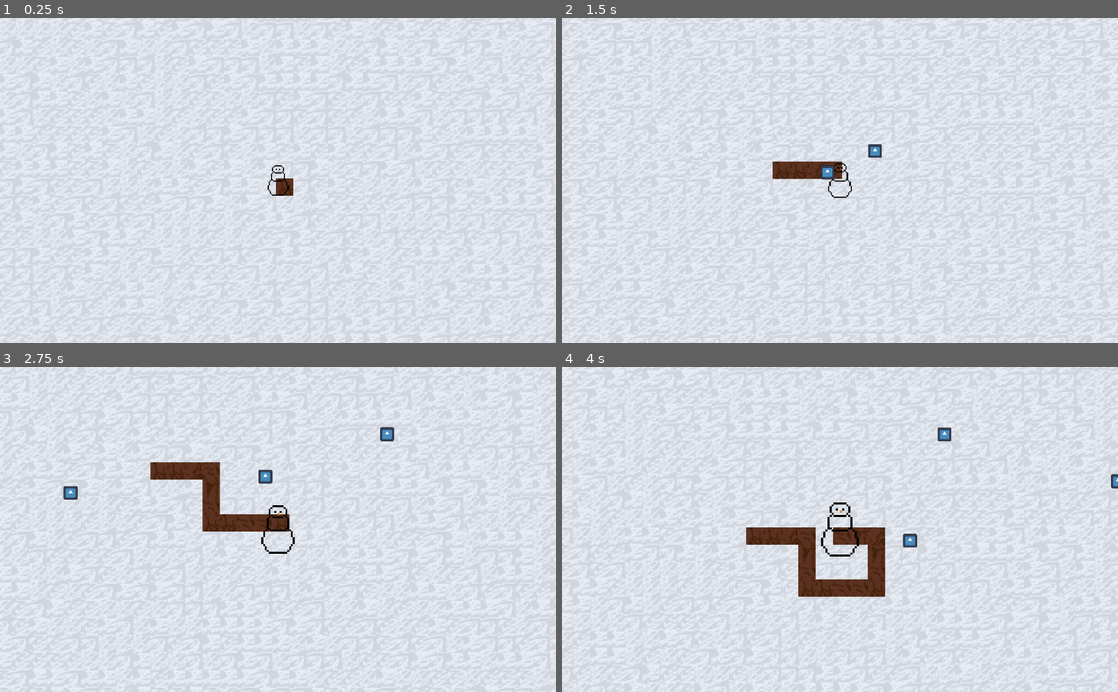
Above: before the commit, frames 1-4 (two rows, left to right).
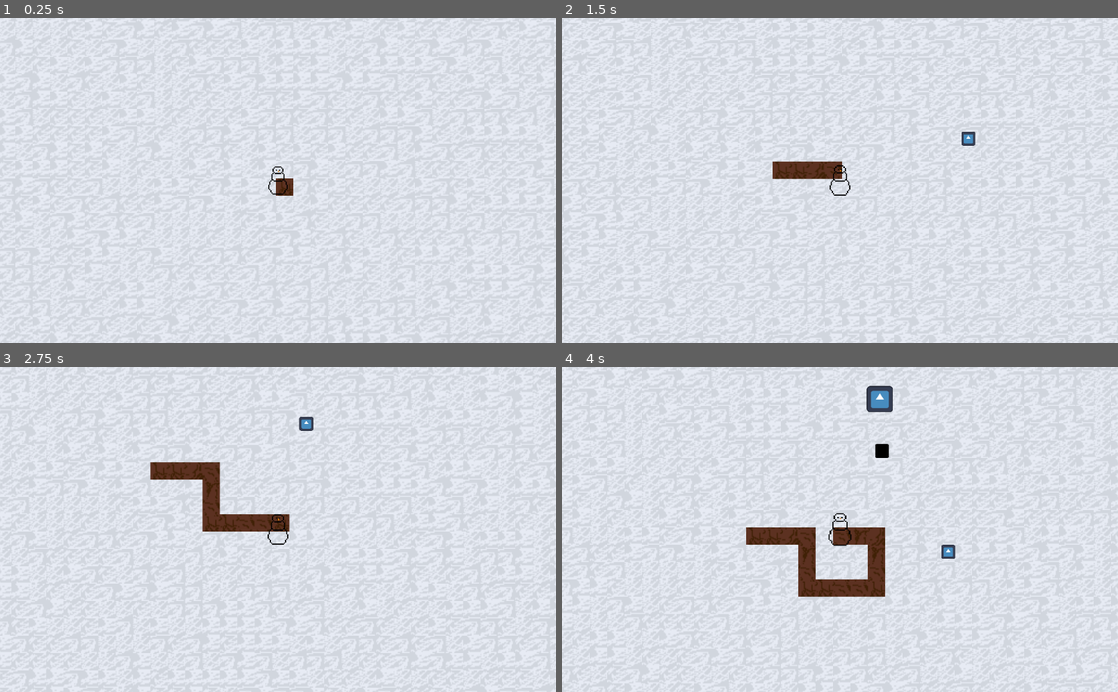
Above: after the commit, the same moments.

Repository: kerstenbr/snowman-survival
Game: Godot game, scene res://scenes/level/level.tscn
Two runs of this game, one before a commit and one after it. Both use one fixed random seed, a clock stepped at 60 frames per second and the inputs below. The engine's default icon, where the game draws it, is replaced by a stand-in: a white triangle on a blue panel in a dark square.
Inputs (mouse positions are in pixels of both pictures, inside the frame that each line leads up to):
- Up to frame 1 (0.25 s): no input
- Up to frame 2 (1.5 s): tap Enter at 0.5 s; move the mouse to (962, 164) at 0.52 s; hold D (right) 0.53-1.28 s; click (962, 164) at 0.6 s; move the mouse to (728, 196) at 1.27 s; hold S (down) from 1.28 s (still down); click (728, 196) at 1.35 s
- Up to frame 3 (2.75 s): move the mouse to (333, 458) at 2.02 s; release S (down) at 2.03 s; hold D (right) from 2.03 s (still down); click (333, 458) at 2.1 s
- Up to frame 4 (4 s): move the mouse to (812, 594) at 2.77 s; release D (right) at 2.78 s; hold W (up) 2.78-3.53 s; click (812, 594) at 2.85 s; move the mouse to (1006, 578) at 3.52 s; hold A (left) from 3.53 s (still down); click (1006, 578) at 3.6 s

The runs differ from the first frame. In frame 1, 0.1% of the frame differs, in the area x 48-52%, y 45-55%; in frame 2, 0.5%; in frame 3, 0.7%; in frame 4, 1.2%, in the area x 46-100%, y 5-59%.

Commit message:
valores de defrost e increse viram const e adicionado delay para o player poder atirar

Diff:
--- a/scenes/bullet/bullet.gd
+++ b/scenes/bullet/bullet.gd
@@ -1,6 +1,6 @@
 extends Area2D
 
-var speed: int = 100
+var speed: int = 200
 var bullet_direction: Vector2
 
 # Called when the node enters the scene tree for the first time.
--- a/scenes/enemy/enemy.tscn
+++ b/scenes/enemy/enemy.tscn
@@ -10,7 +10,7 @@
 size = Vector2(24, 24)
 
 [sub_resource type="CircleShape2D" id="CircleShape2D_ab0ho"]
-radius = 129.19
+radius = 271.472
 
 [sub_resource type="RectangleShape2D" id="RectangleShape2D_pvqd7"]
 
--- a/scenes/enemy_bullet/enemy_bullet.tscn
+++ b/scenes/enemy_bullet/enemy_bullet.tscn
@@ -18,7 +18,7 @@
 shape = SubResource("RectangleShape2D_dhjts")
 
 [node name="Timer" type="Timer" parent="."]
-wait_time = 5.0
+wait_time = 10.0
 autostart = true
 
 [connection signal="body_entered" from="." to="." method="_on_body_entered"]
--- a/scenes/level/level.gd
+++ b/scenes/level/level.gd
@@ -2,6 +2,8 @@
 
 @onready var player: CharacterBody2D = $Player
 @onready var snow: TileMapLayer = $Floor/Snow
+
+const INCREASE_RATE: Vector2 = Vector2(1, 1)
 
 # Called when the node enters the scene tree for the first time.
 func _ready() -> void:
@@ -19,7 +21,7 @@
 		increase_player(delta)
 
 func increase_player(delta) -> void:
-	player.scale = player.scale + Vector2(5, 5) * delta
+	player.scale = player.scale + Vector2(1, 1) * delta
 
 func game_over() -> void:
 	print("GAME OVER.")
--- a/scenes/player/player.gd
+++ b/scenes/player/player.gd
@@ -3,9 +3,14 @@
 const MAX_SPEED: int = 80
 const ACCELERATION: int = 50
 const FRICTION: int = 8
+const DEFROST_RATE: Vector2 = Vector2(0.1, 0.1)
 
+@onready var shoot_delay: Timer = $ShootDelay
 @onready var snow: TileMapLayer = $"../Floor/Snow"
+
 const BULLET = preload("res://scenes/bullet/bullet.tscn")
+
+var can_shoot: bool = true
 
 func _ready() -> void:
 	SignalManager.on_player_hit.connect(damage_taken)
@@ -23,26 +28,31 @@
 	move_and_slide()
 
 func defrosting() -> void:
-	scale.x = scale.x - 0.1
-	scale.y = scale.y - 0.1
+	scale = scale - DEFROST_RATE
 
 	if scale < Vector2(0.1, 0.1):
 		die()
 
 func shoot() -> void:
-	var new_bullet = BULLET.instantiate()
+	if can_shoot == true:
+		var new_bullet = BULLET.instantiate()
 
-	new_bullet.global_position=global_position
-	get_tree().root.add_child(new_bullet)
+		new_bullet.global_position=global_position
+		get_tree().root.add_child(new_bullet)
+		shoot_delay.start()
+		can_shoot = false
 
 func die() -> void:
 	SignalManager.on_player_died.emit()
 
 func damage_taken() -> void:
-	scale = scale - Vector2(0.5, 0.5)
+	scale = scale - Vector2(0.1, 0.1)
 
 	if scale < Vector2(0.1, 0.1):
 		die()
 
-func _on_timer_timeout() -> void:
+func _on_defrost_timer_timeout() -> void:
 	defrosting()
+
+func _on_shoot_delay_timeout() -> void:
+	can_shoot = true
--- a/scenes/player/player.tscn
+++ b/scenes/player/player.tscn
@@ -21,7 +21,11 @@
 [node name="Camera2D" type="Camera2D" parent="."]
 zoom = Vector2(2, 2)
 
-[node name="Timer" type="Timer" parent="."]
+[node name="DefrostTimer" type="Timer" parent="."]
+wait_time = 2.0
 autostart = true
 
-[connection signal="timeout" from="Timer" to="." method="_on_timer_timeout"]
+[node name="ShootDelay" type="Timer" parent="."]
+
+[connection signal="timeout" from="DefrostTimer" to="." method="_on_defrost_timer_timeout"]
+[connection signal="timeout" from="ShootDelay" to="." method="_on_shoot_delay_timeout"]
